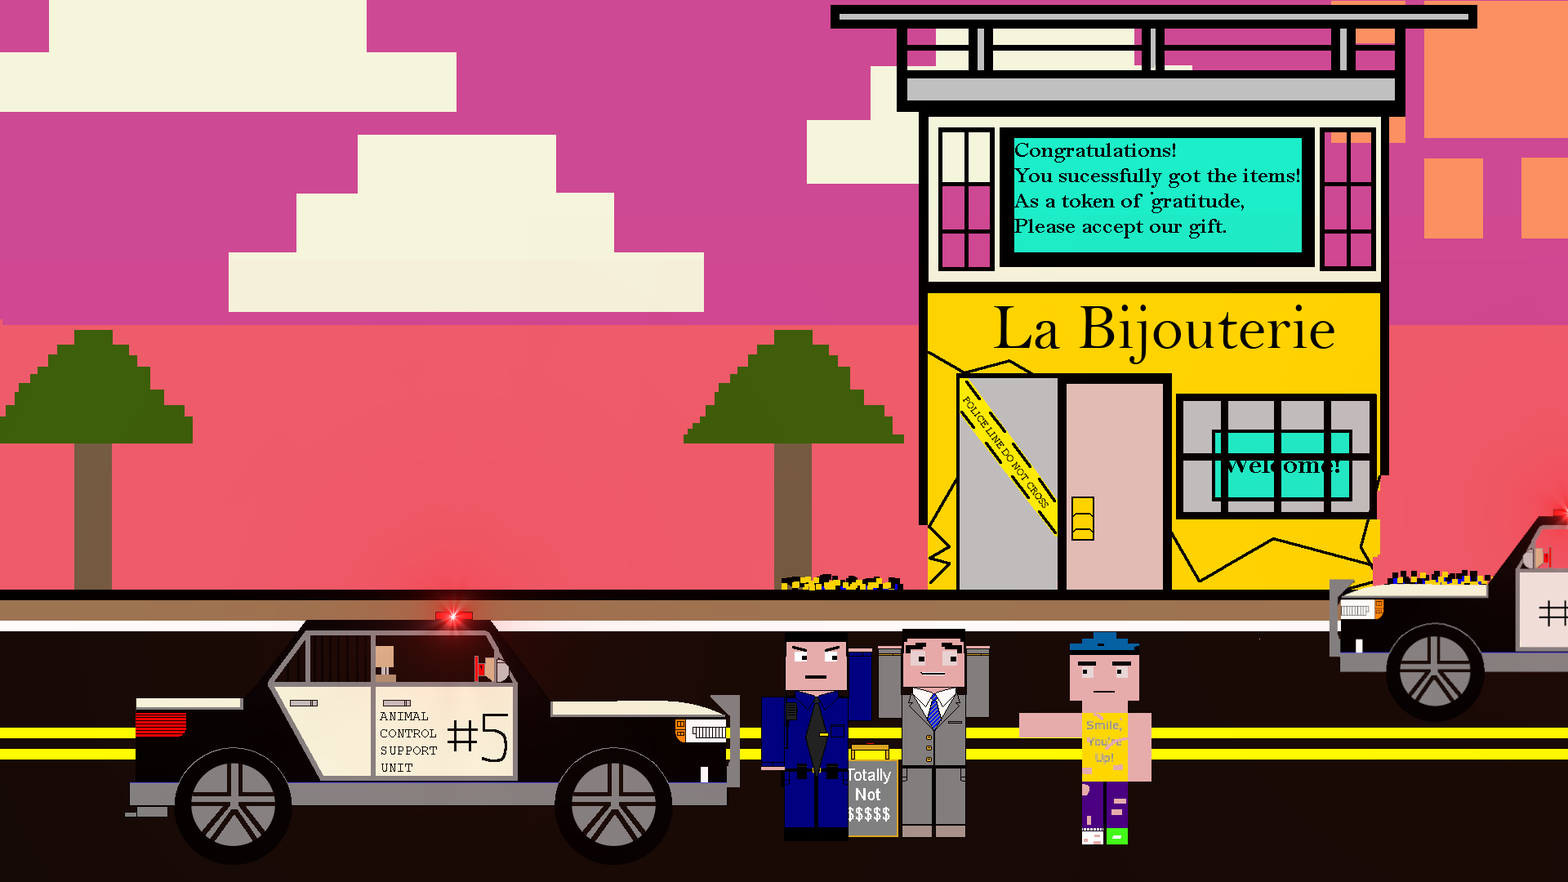
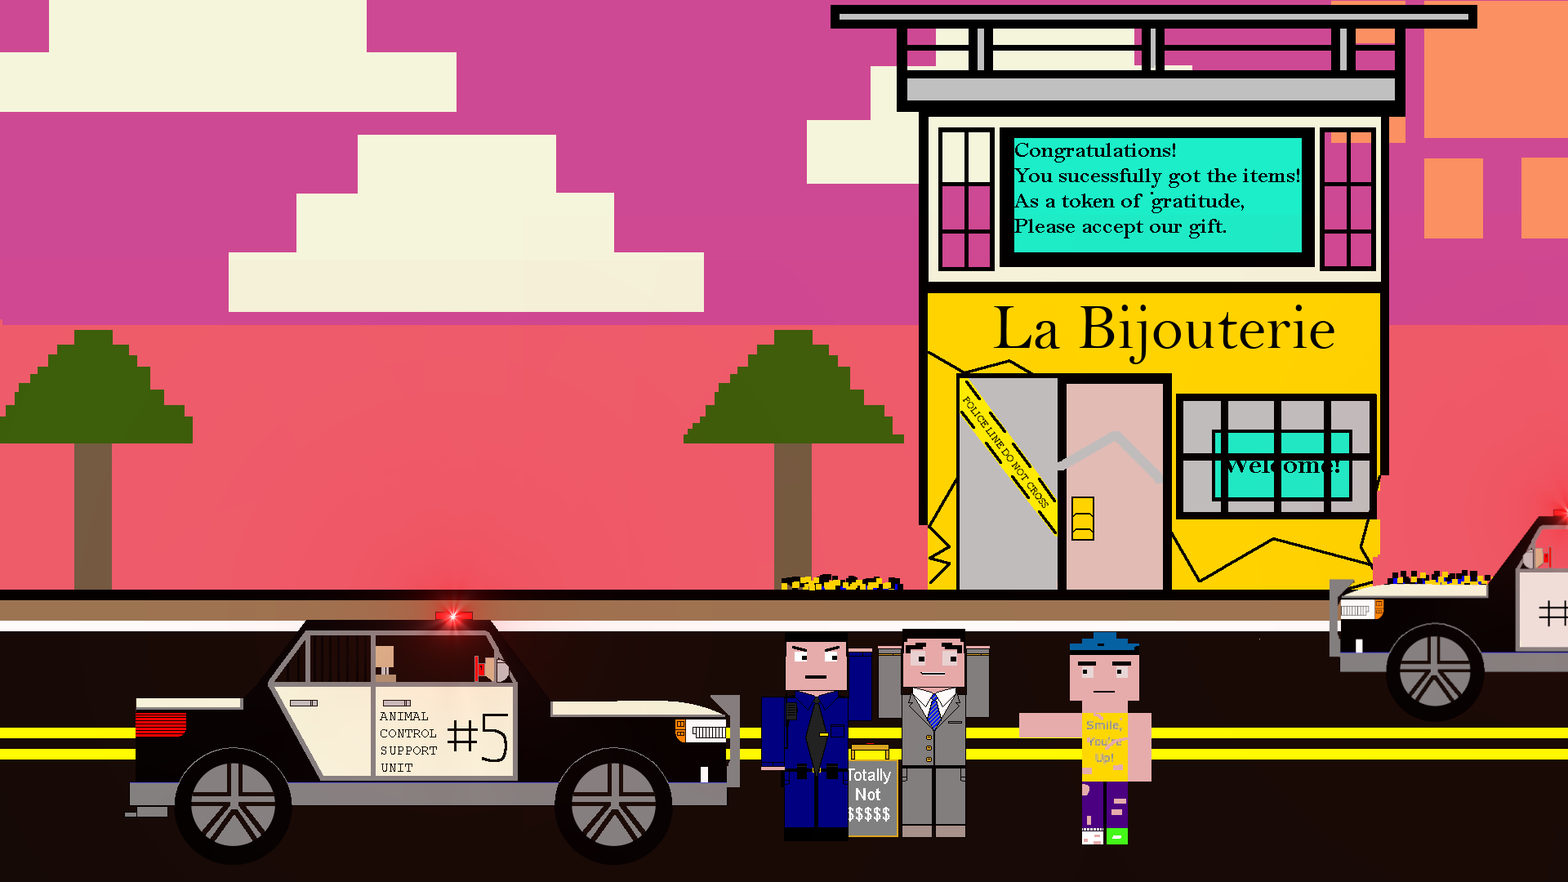
Revision of a layered 1568 x 882 image; what changed, layer by layer:
added layer "Background copy #8" above "Background copy #7" over [1057, 431, 1163, 484]
hid "Background copy #7" over [1057, 431, 1163, 484]